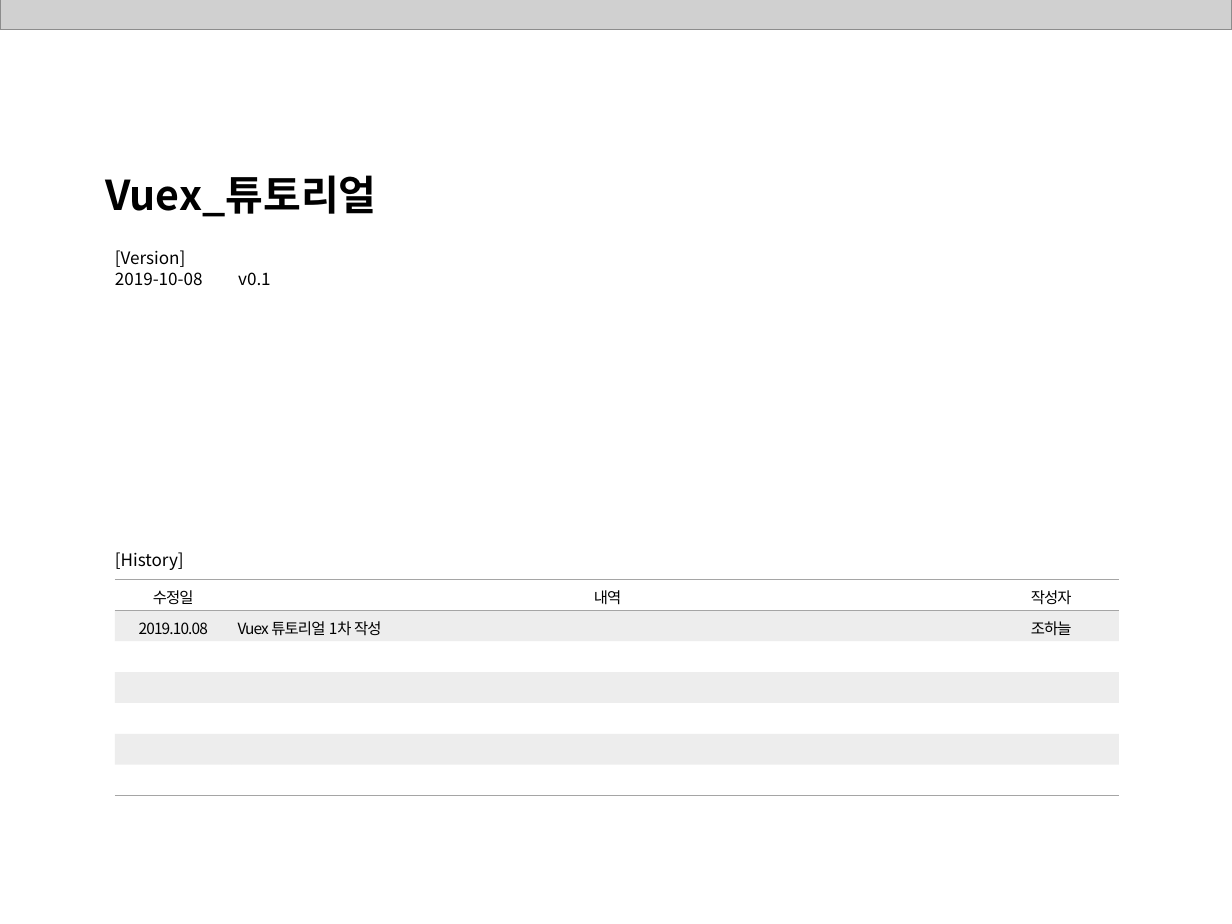
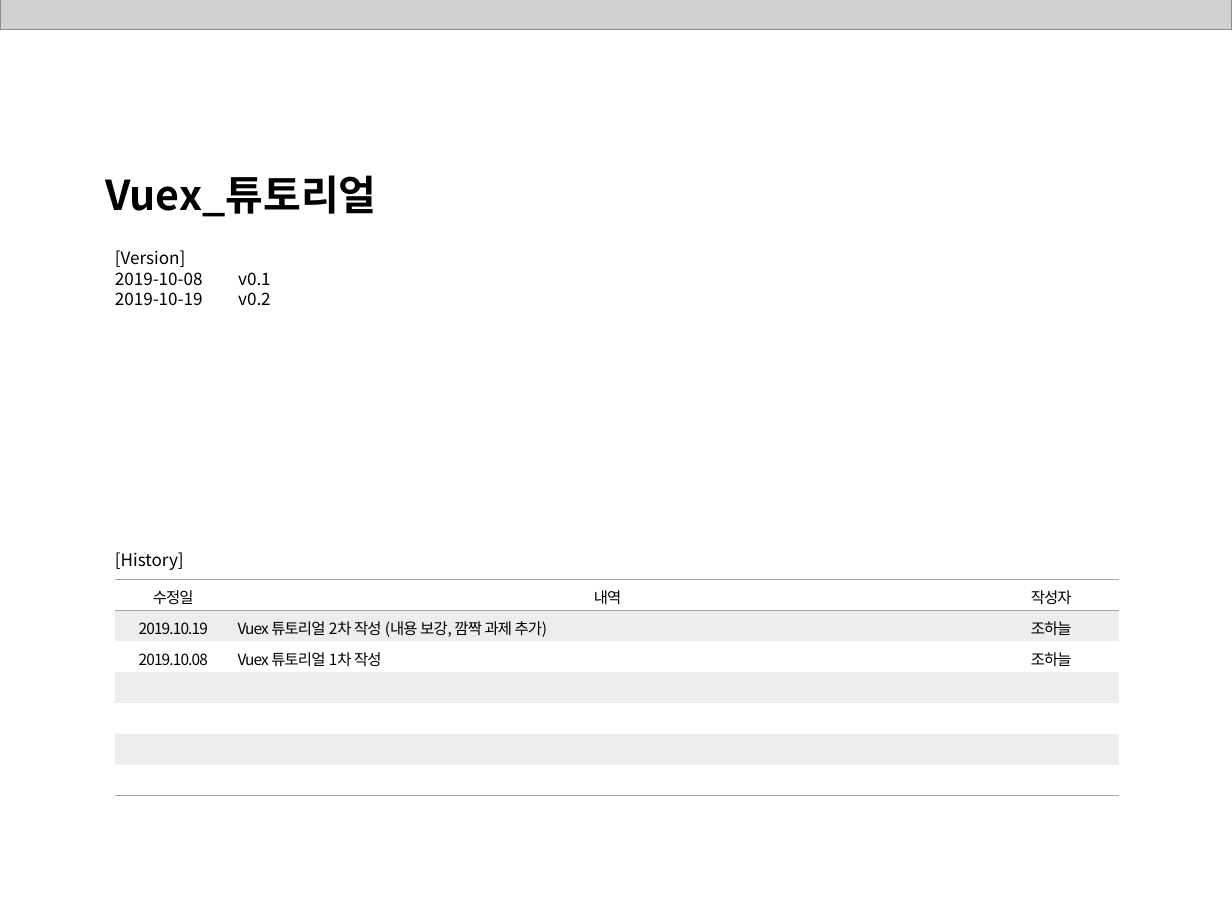
Before and after one commit to ddowon/vueStudy, a slide deck: slide 1 of 01.참고자료/191010_Vuex 튜토리얼.pptx. Drawn at 1232x924 pixels with LibreOffice and Linux fonts; fonts in the diff are those of the drawing; grey boxes stand for pictures; background and template pictures are left out. Boxes give left, top, right and bottom in pixels: in the first picture for what was removed or moved away, otherwise in the second. Text is boxed around its words. In the diff, an @@ line names an element or a change of style, - is before the commit and + after.

Commit message:
10월 22일 8차 Vuex 스터디 자료 업데이트

```diff
--- a/01.참고자료/191010_Vuex 튜토리얼.pptx
+++ b/01.참고자료/191010_Vuex 튜토리얼.pptx
@@ text at (115,272,271,305): paragraph added @@
+2019-10-19 v0.2
@@ table at (115,579,1119,795) @@
+row 2: 2019.10.19 | Vuex 튜토리얼 2차 작성 (내용 보강, 깜짝 과제 추가) | 조하늘
-row 7:  |  | 
```
Also in this commit, not shown: 7 other slides changed, 22 slides added.
